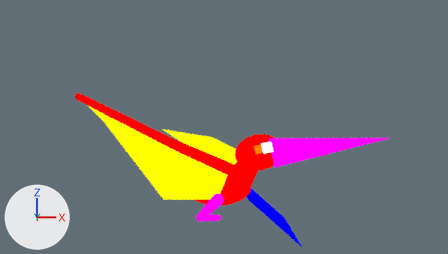
The Blender file assets-source/blender/motion/pteranodon-dance.blend as it was, and as the next commit left it.
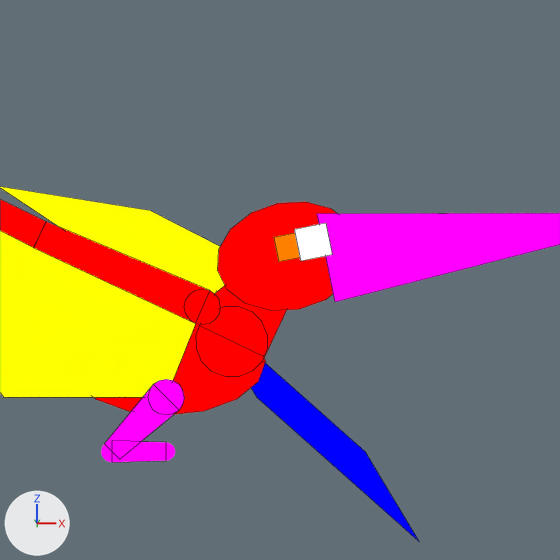
Old and new are each drawn from the file's camera 'DinoTycoon_Motion_pteranodon_dance_sample_Camera' and again close up on the part from 36% to 78% of the width and 26% to 100% of the height. The lights are fixed; the arrows at lower left show +X, +Y and +Z. The first two pictures are the older version. Both versions are drawn at full value of the shape key 'dance_04' of 'DinoTycoon_Motion_pteranodon_dance_far_wing'; the numbers are the values there. The close-ups show mesh edges as thin lines.

In view in the first close-up: 'DinoTycoon_Motion_pteranodon_dance_beak', 'DinoTycoon_Motion_pteranodon_dance_body', 'DinoTycoon_Motion_pteranodon_dance_crest', 'DinoTycoon_Motion_pteranodon_dance_eye', 'DinoTycoon_Motion_pteranodon_dance_far_wing', 'DinoTycoon_Motion_pteranodon_dance_feet_0', 'DinoTycoon_Motion_pteranodon_dance_head', 'DinoTycoon_Motion_pteranodon_dance_near_membrane', 'DinoTycoon_Motion_pteranodon_dance_neck_0', 'DinoTycoon_Motion_pteranodon_dance_neck_joint_0', 'DinoTycoon_Motion_pteranodon_dance_wing_fingers_0', 'DinoTycoon_Motion_pteranodon_dance_wing_fingers_joint_0' and 7 more.
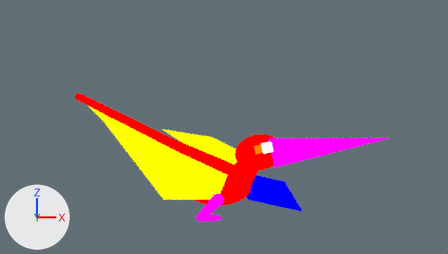
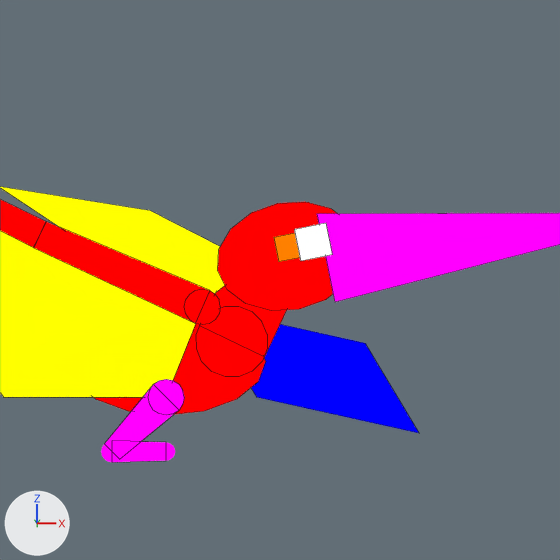
Pixel boxes [x1, y1, x2, y2] of what changed, in the close-ups (560 x 560 px):
```json
{"object": "DinoTycoon_Motion_pteranodon_dance_far_wing", "change": "reshaped", "before": [251, 363, 419, 541], "after": [251, 324, 419, 433]}
```

Scene script edits in JSON lines:
```json
{"block": "me_dinotycoon_motion_pteranodon_dance_sample_far_wing", "where": "# used by ob_dinotycoon_motion_pteranodon_dance_far_wing; location = (0.0, 0.0, 0.0)"}
{"block": "me_dinotycoon_motion_pteranodon_dance_sample_far_wing", "where": "# before: 1 (47.0, 3.0, 6.0) at pixel (365, 451), 2 (50.0, 3.0, 1.0) at pixel (419, 541), 5 (47.0, 5.0, 6.0) at pixel (365, 451), 6 (50.0, 5.0, 1.0) at pixel (419, 541)"}
{"op": "remove", "block": "me_dinotycoon_motion_pteranodon_dance_sample_far_wing", "code": "me_dinotycoon_motion_pteranodon_dance_sample_far_wing.from_pydata(...)  # 8 vertices, 6 faces; spans x 38.0..50.0, y 3.0..5.0, z 1.0..14.0"}
{"op": "add", "block": "me_dinotycoon_motion_pteranodon_dance_sample_far_wing", "code": "me_dinotycoon_motion_pteranodon_dance_sample_far_wing.from_pydata(...)  # 8 vertices, 6 faces; spans x 38.0..50.0, y 3.0..5.0, z 7.0..14.0"}
{"block": "me_dinotycoon_motion_pteranodon_dance_sample_far_wing", "change": "me_dinotycoon_motion_pteranodon_dance_sample_far_wing part 1"}
{"op": "add", "block": "me_dinotycoon_motion_pteranodon_dance_sample_far_wing", "code": "for i in [1, 2, 5, 6]: me_dinotycoon_motion_pteranodon_dance_sample_far_wing.vertices[i].co += Vector((0.0, 0.0, 6.0))"}
```
